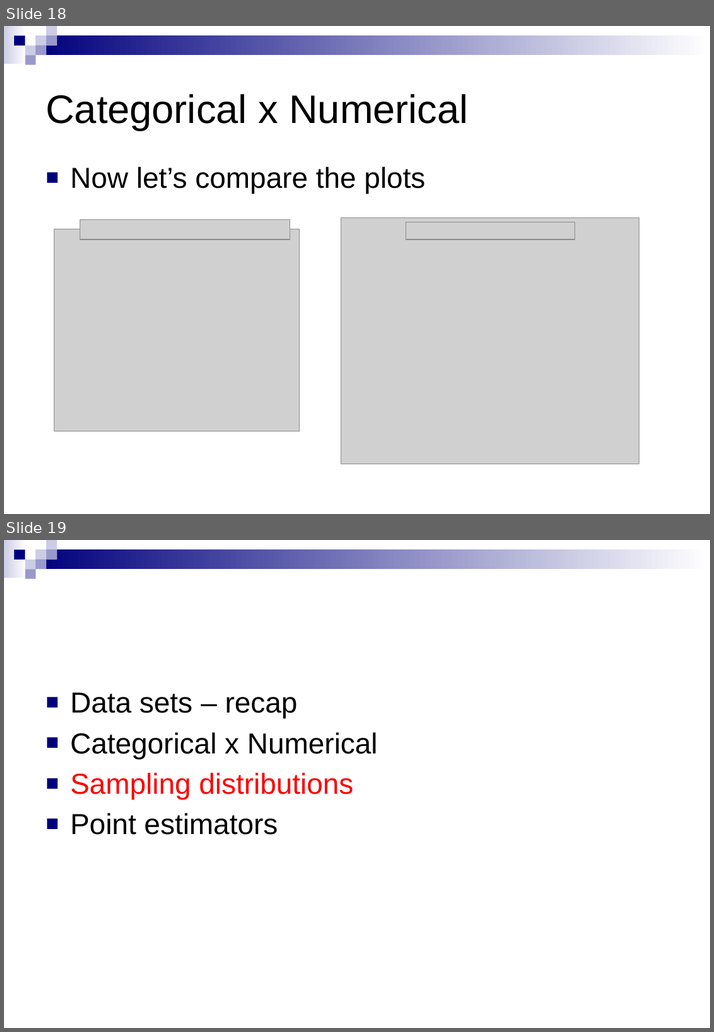
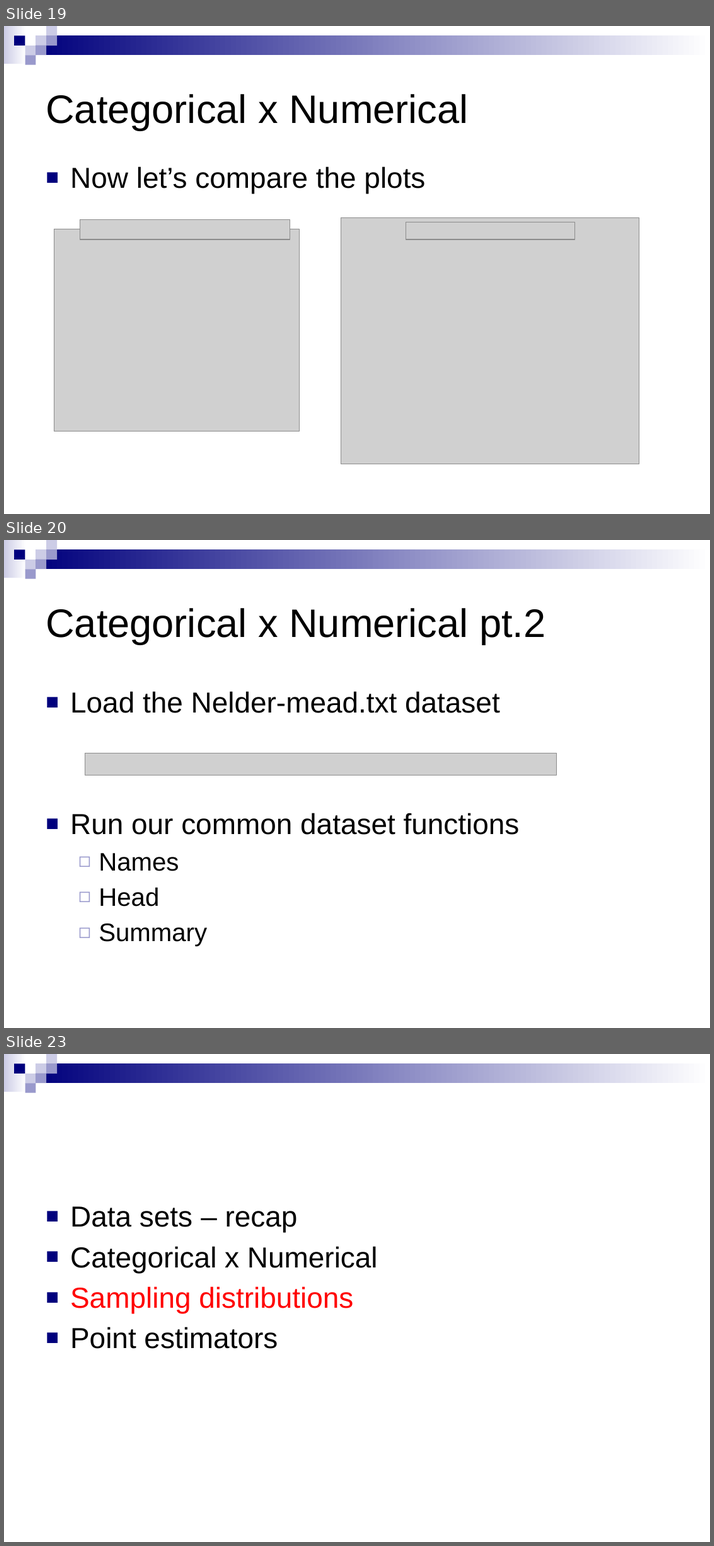
Before and after one commit to Mollinetti/Experiment-Design-R, a slide deck: Class_2.0.pptx. Shown one above the other, each under a label of ours: slides 18 and 19 before the commit, slides 19, 20 and 23 after it; the slides between them are not shown. The pictures are 714x1032 and 714x1546 pixels, drawn with LibreOffice and Linux fonts; fonts in the diff are those of the drawing; grey boxes stand for pictures. Boxes give left, top, right and bottom in pixels: in the first picture for what was removed or moved away, otherwise in the second. Text is boxed around its words. In the diff, an @@ line names an element or a change of style, - is before the commit and + after.

```diff
--- a/Class_2.0.pptx
+++ b/Class_2.0.pptx
@@ slide 20 added at (4,540,710,1028), background #FFFFFF; not listed: 9 template elements that a slide beside it also shows @@
@@ title added at (46,608,545,644), 44 pt, text #000000 @@
+Categorical x Numerical pt.2
@@ text added at (70,691,519,947), 32 pt, text #000000 @@
+■ Load the Nelder-mead.txt dataset
+■ Run our common dataset functions
+  ◻ Names
+  ◻ Head
+  ◻ Summary
@@ picture added at (85,754,557,775) @@
@@ what was slide 18 is now slide 19 @@
@@ what was slide 19 is now slide 23 @@
```
Also in this commit, not shown: 3 other slides added, 2 other files.
